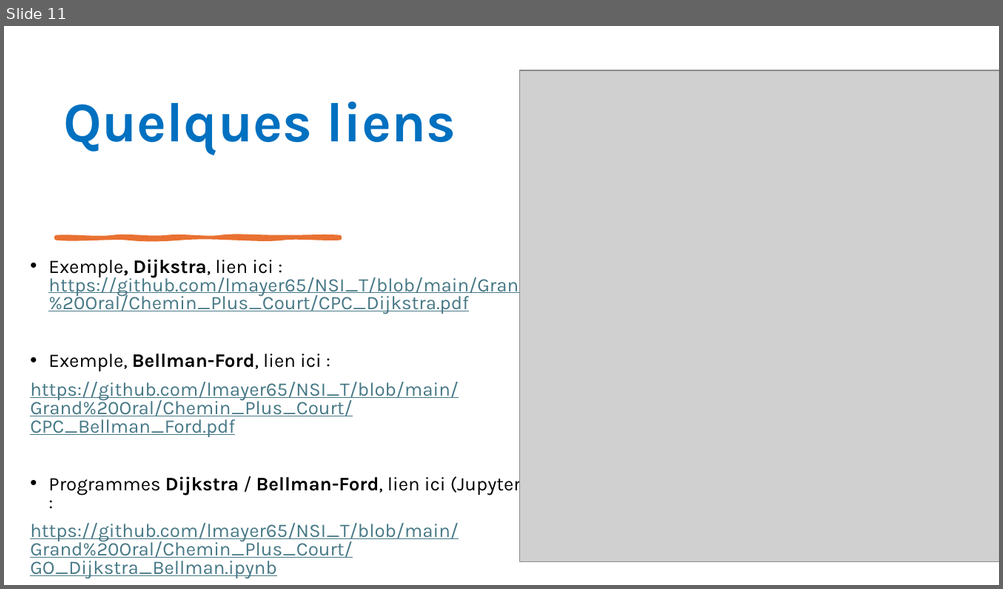
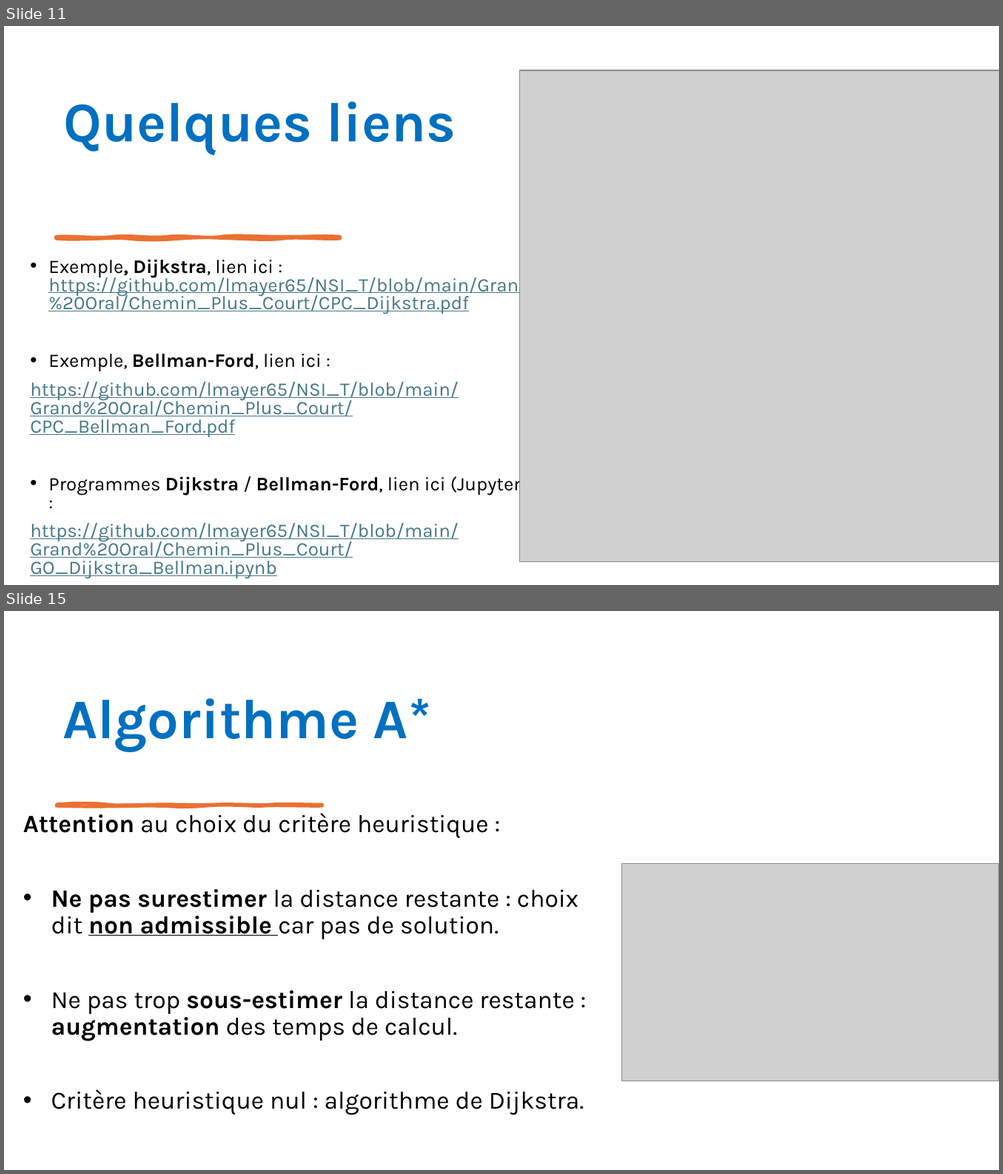
Before and after one commit to lmayer65/NSI_0, a slide deck: Grand Oral/Chemin_Plus_Court/Chemin_Plus_Court.pptx. Shown one above the other, each under a label of ours: slide 11 before the commit, slides 11 and 15 after it; the slides between them are not shown. The pictures are 1003x589 and 1003x1174 pixels, drawn with LibreOffice and Linux fonts; fonts in the diff are those of the drawing; grey boxes stand for pictures. Boxes give left, top, right and bottom in pixels: in the first picture for what was removed or moved away, otherwise in the second. Text is boxed around its words. In the diff, an @@ line names an element or a change of style, - is before the commit and + after.

```diff
--- a/Grand Oral/Chemin_Plus_Court/Chemin_Plus_Court.pptx
+++ b/Grand Oral/Chemin_Plus_Court/Chemin_Plus_Court.pptx
@@ slide 15 added at (4,611,999,1170), background #FFFFFF @@
@@ title added at (63,698,431,752), 54 pt, text #0070C0, bold @@
+Algorithme A*
@@ freeform shape added at (57,805,322,806), fill #E97132, outline #E97132 3 pt @@
@@ text added at (23,813,584,1116), 24 pt, text #000000 @@
+Attention au choix du critère heuristique :
+• Ne pas surestimer la distance restante : choix dit non admissible car pas de solution.
+• Ne pas trop sous-estimer la distance restante : augmentation des temps de calcul.
+• Critère heuristique nul : algorithme de Dijkstra.
@@ picture added at (622,864,999,1082) @@
```
Also in this commit, not shown: 4 slides changed, 1 other file.
